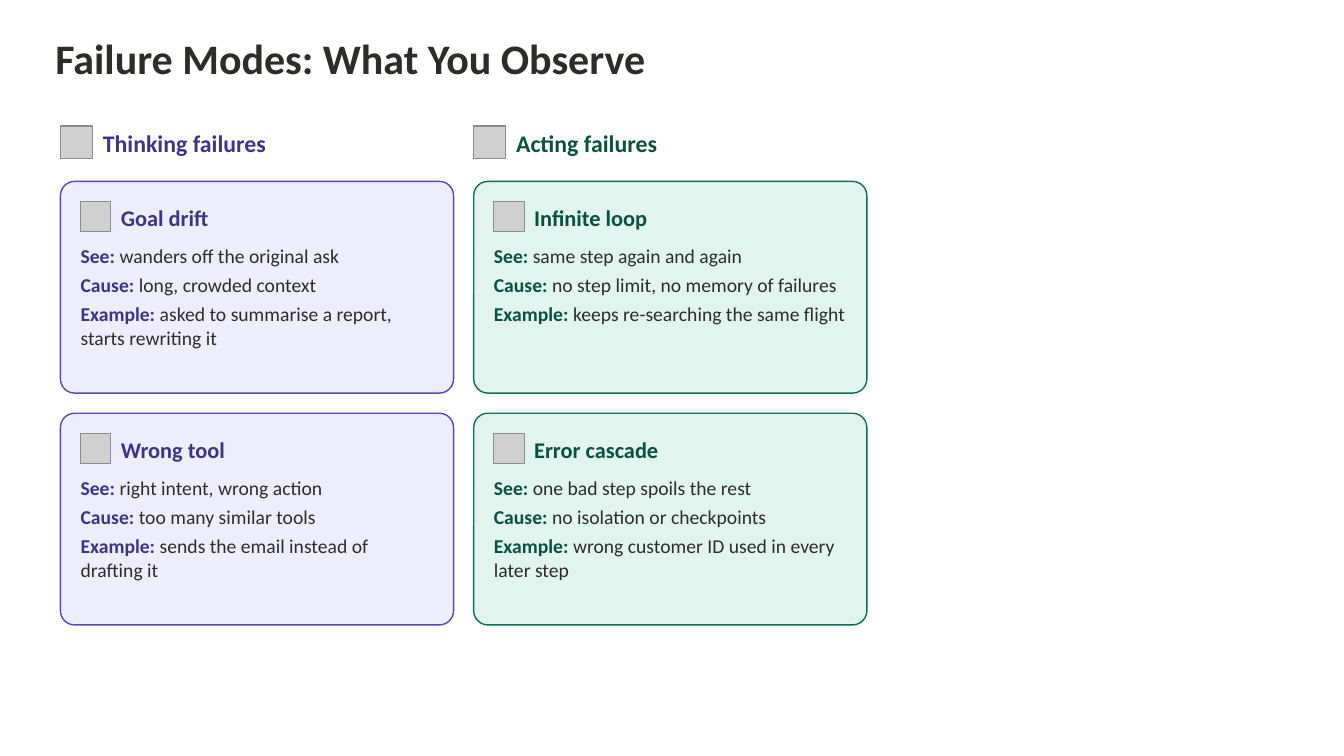
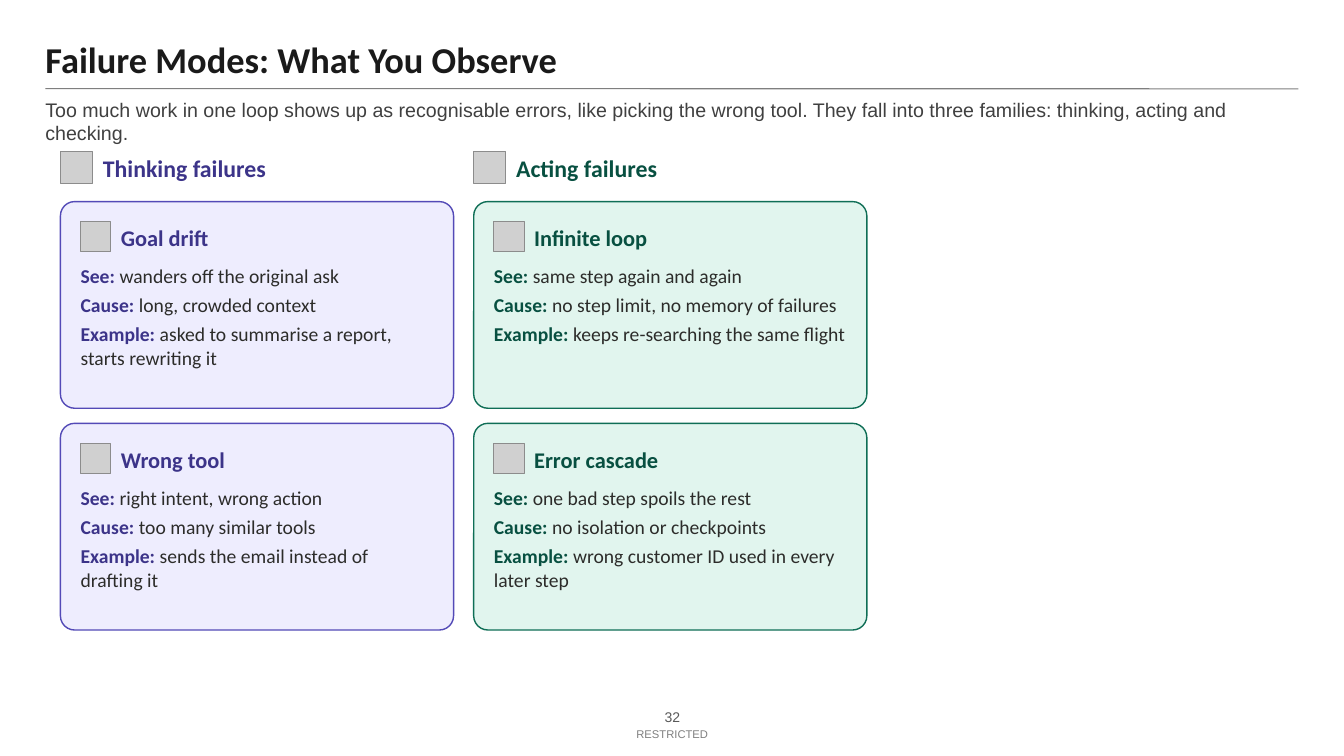
Before and after one commit to Amit-hub1998/multi-agent-subgraph-architecture, a slide deck: slide 32 of slides-01-06/Slides-01-06.pptx. Drawn at 1344x756 pixels with LibreOffice and Linux fonts; fonts in the diff are those of the drawing; grey boxes stand for pictures. Boxes give left, top, right and bottom in pixels: in the first picture for what was removed or moved away, otherwise in the second. Text is boxed around its words. In the diff, an @@ line names an element or a change of style, - is before the commit and + after.

```diff
--- a/slides-01-06/Slides-01-06.pptx
+++ b/slides-01-06/Slides-01-06.pptx
@@ text "Failure Modes: What You Observe" moved from (x1=55, y1=44, x2=645, y2=75) to (x1=45, y1=47, x2=557, y2=74) @@
@@ text "Failure Modes: What You Observe" at (x1=45, y1=47, x2=557, y2=74): size 30 to 26 pt, text colour #2C2C2A to #1A1A1A; vertical alignment top to bottom @@
@@ line added from (45, 89) to (1299, 89), #7F7F7F 0.75 pt @@
@@ text added at (x1=45, y1=102, x2=1226, y2=144), 14 pt, text #404040 @@
+Too much work in one loop shows up as recognisable errors, like picking the wrong tool. They fall into three families: thinking, acting and checking.
@@ 2 pictures, 2 texts moved together from (x1=60, y1=126, x2=657, y2=158) to (x1=60, y1=151, x2=657, y2=184) @@
@@ rounded rectangle resized from (x1=60, y1=181, x2=454, y2=393) to (x1=60, y1=202, x2=454, y2=408) @@
@@ proportions changed in 4 elements at (x1=60, y1=423, x2=454, y2=630), (x1=474, y1=423, x2=867, y2=630), (x1=60, y1=202, x2=454, y2=408), (x1=474, y1=202, x2=867, y2=408) @@
@@ rounded rectangle resized from (x1=474, y1=181, x2=867, y2=393) to (x1=474, y1=202, x2=867, y2=408) @@
@@ 4 texts, 2 pictures moved together from (x1=81, y1=202, x2=845, y2=349) to (x1=81, y1=222, x2=845, y2=369) @@
@@ rounded rectangle resized from (x1=60, y1=413, x2=454, y2=625) to (x1=60, y1=423, x2=454, y2=630) @@
@@ rounded rectangle resized from (x1=474, y1=413, x2=867, y2=625) to (x1=474, y1=423, x2=867, y2=630) @@
@@ 4 texts, 2 pictures moved together from (x1=81, y1=434, x2=835, y2=581) to (x1=81, y1=444, x2=835, y2=591) @@
@@ page number added at (x1=665, y1=712, x2=681, y2=722), 10 pt, text #595959 @@
+32
@@ text added at (x1=636, y1=730, x2=708, y2=738), 8 pt, text #7F7F7F @@
+RESTRICTED
```
Also in this commit, not shown: 41 other slides changed, 1 slide added, 1 slide removed, 19 other files.
